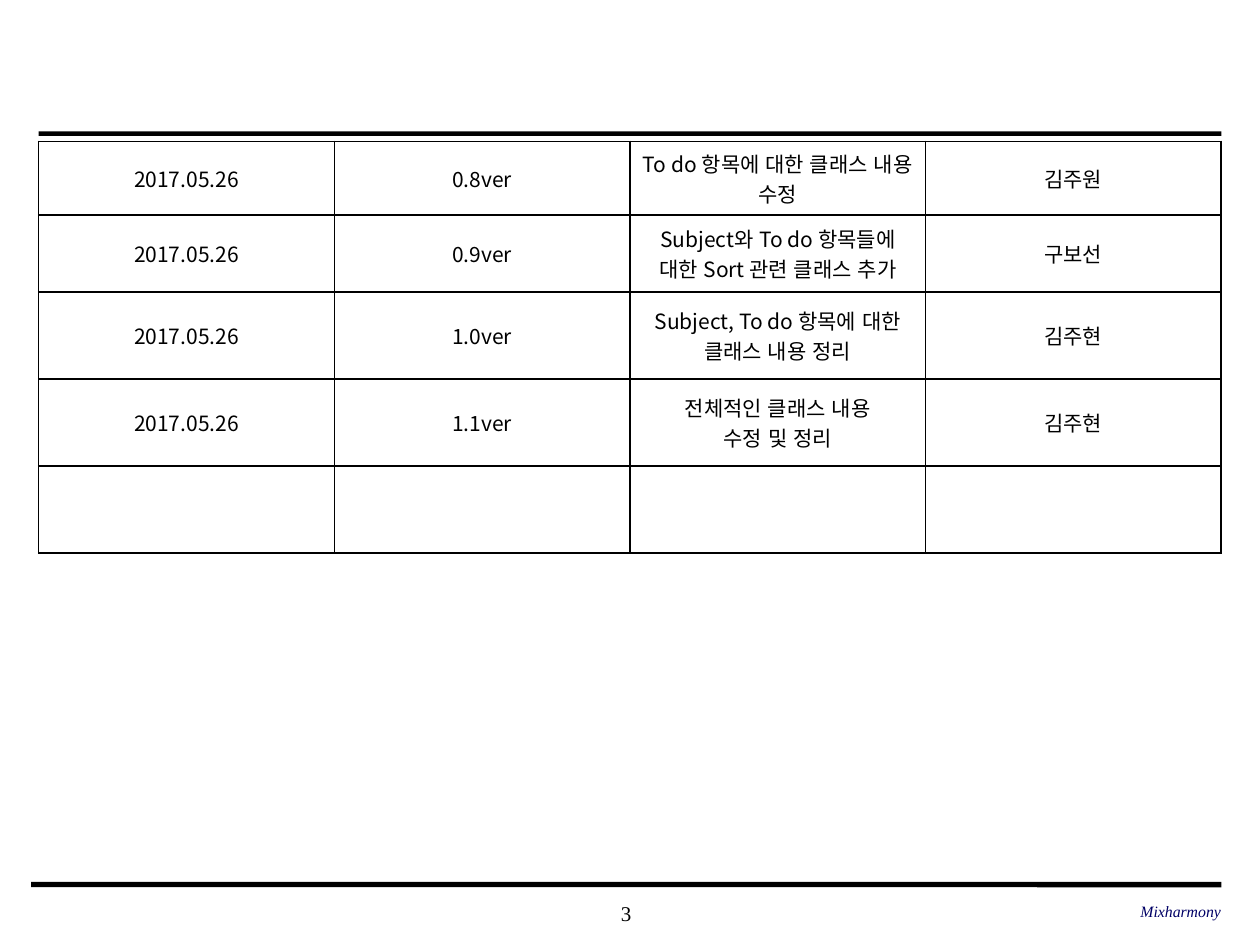
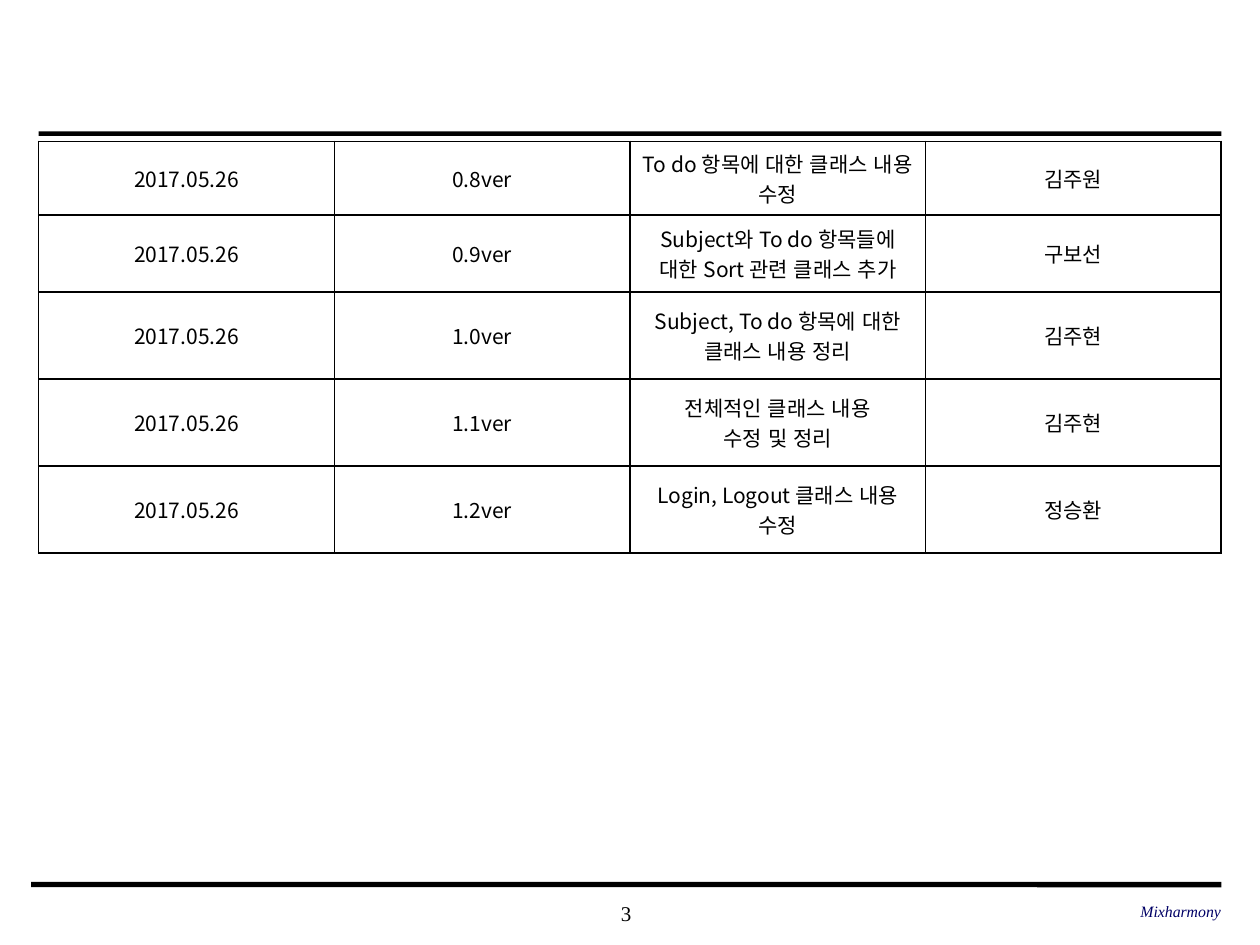
Before and after one commit to SE-admin/SE2017_2_mixharmony, a slide deck: slide 3 of doc/3_ 설계서/Class Design.pptx. Drawn at 1260x945 pixels with LibreOffice and Linux fonts; fonts in the diff are those of the drawing; background and template pictures are left out. Boxes give left, top, right and bottom in pixels: in the first picture for what was removed or moved away, otherwise in the second. Text is boxed around its words. In the diff, an @@ line names an element or a change of style, - is before the commit and + after.

Commit message:
#862 클래스 디자인 Login,Logout 클래스 내용 수정

```diff
--- a/doc/3_ 설계서/Class Design.pptx
+++ b/doc/3_ 설계서/Class Design.pptx
@@ table at (x1=39, y1=141, x2=1223, y2=542) @@
-row 5:  |  |  | 
+row 5: 2017.05.26 | 1.2ver | Login, Logout 클래스 내용 수정 | 정승환
```
Also in this commit, not shown: 3 other slides changed.
